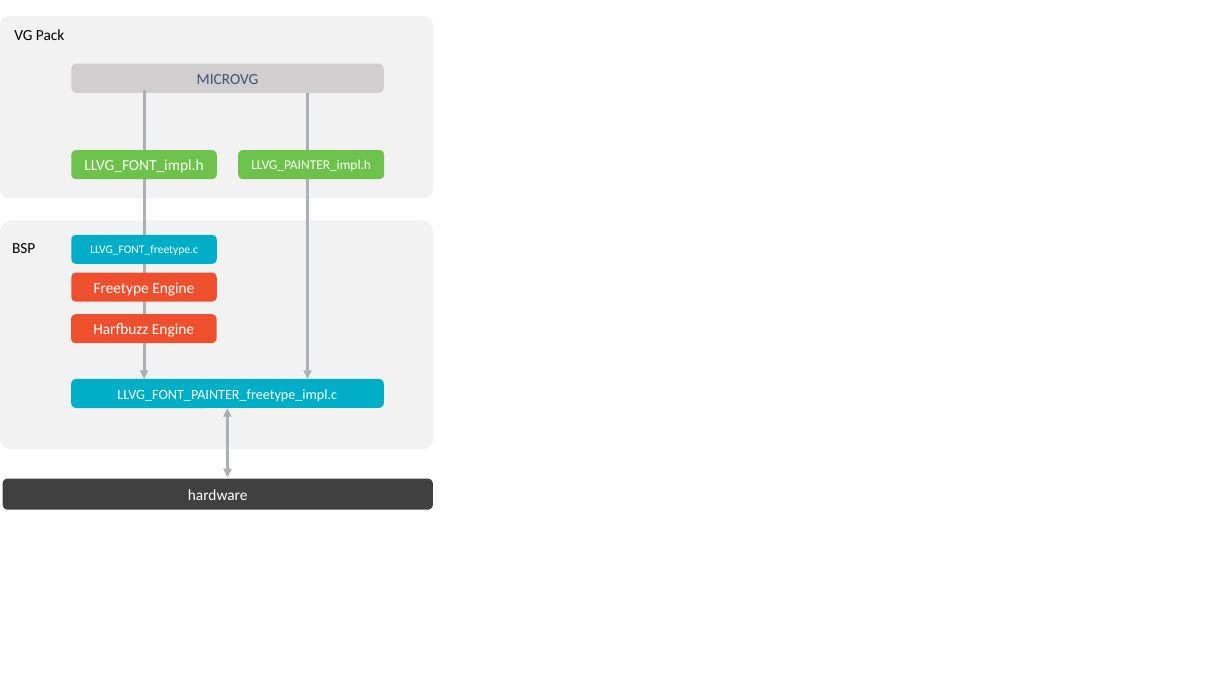
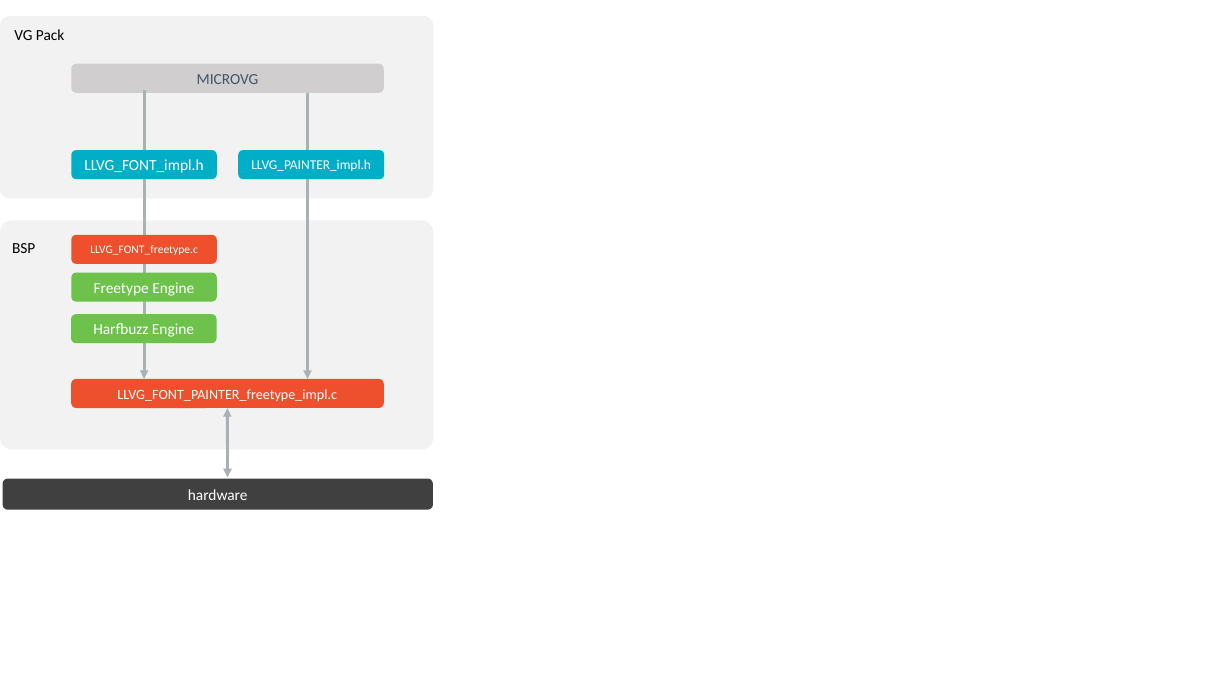
Before and after one commit to MicroEJ/docs, a slide deck: slide 6 of VEEPortingGuide/images/vgLL.pptx. Drawn at 1232x693 pixels with LibreOffice and Linux fonts; fonts in the diff are those of the drawing. Boxes give left, top, right and bottom in pixels: in the first picture for what was removed or moved away, otherwise in the second. Text is boxed around its words. In the diff, an @@ line names an element or a change of style, - is before the commit and + after.

```diff
--- a/VEEPortingGuide/images/vgLL.pptx
+++ b/VEEPortingGuide/images/vgLL.pptx
@@ rounded rectangle "LLVG_FONT_impl.h" at <box>71,150,216,178</box>: fill #6CC24A to #00AEC7 @@
@@ rounded rectangle "LLVG_PAINTER_impl.h" at <box>238,150,384,178</box>: fill #6CC24A to #00AEC7 @@
@@ rounded rectangle "LLVG_FONT_freetype.c" at <box>71,235,216,263</box>: fill #00AEC7 to #EE502E @@
@@ rounded rectangle "Freetype Engine" at <box>71,273,216,301</box>: fill #EE502E to #6CC24A @@
@@ rounded rectangle "Harfbuzz Engine" at <box>71,314,216,343</box>: fill #EE502E to #6CC24A @@
@@ rounded rectangle "LLVG_FONT_PAINTER_freetype_impl.c" at <box>71,379,384,408</box>: fill #00AEC7 to #EE502E @@
```
Also in this commit, not shown: 7 other slides changed, 16 other files.
